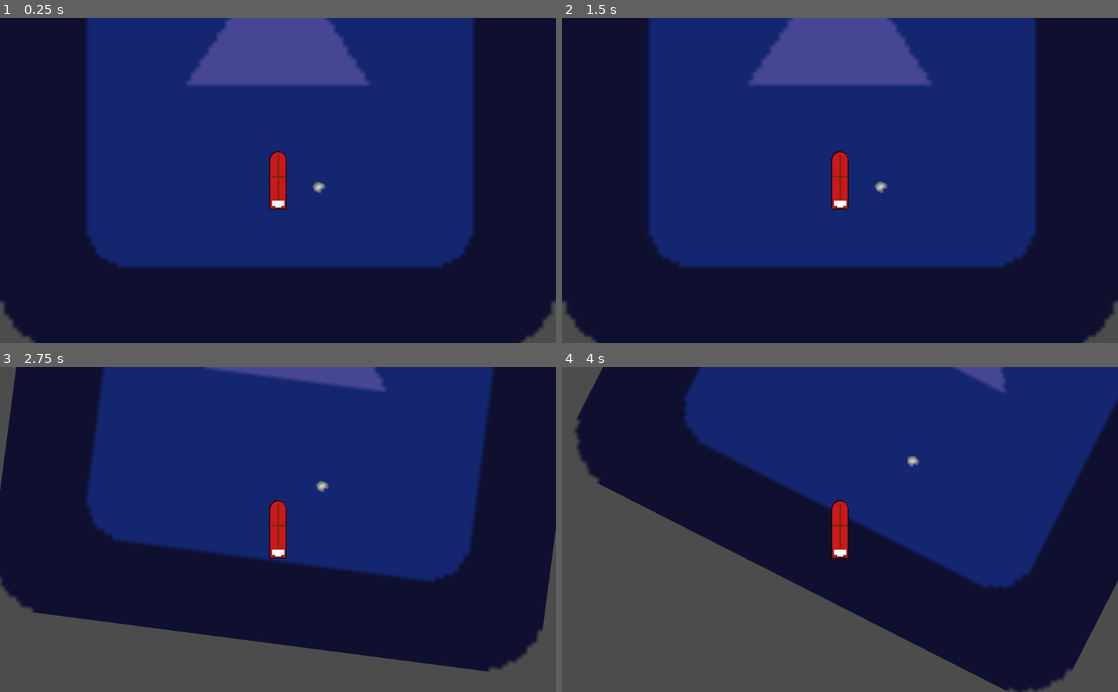
Above: before the commit, frames 1-4 (two rows, left to right).
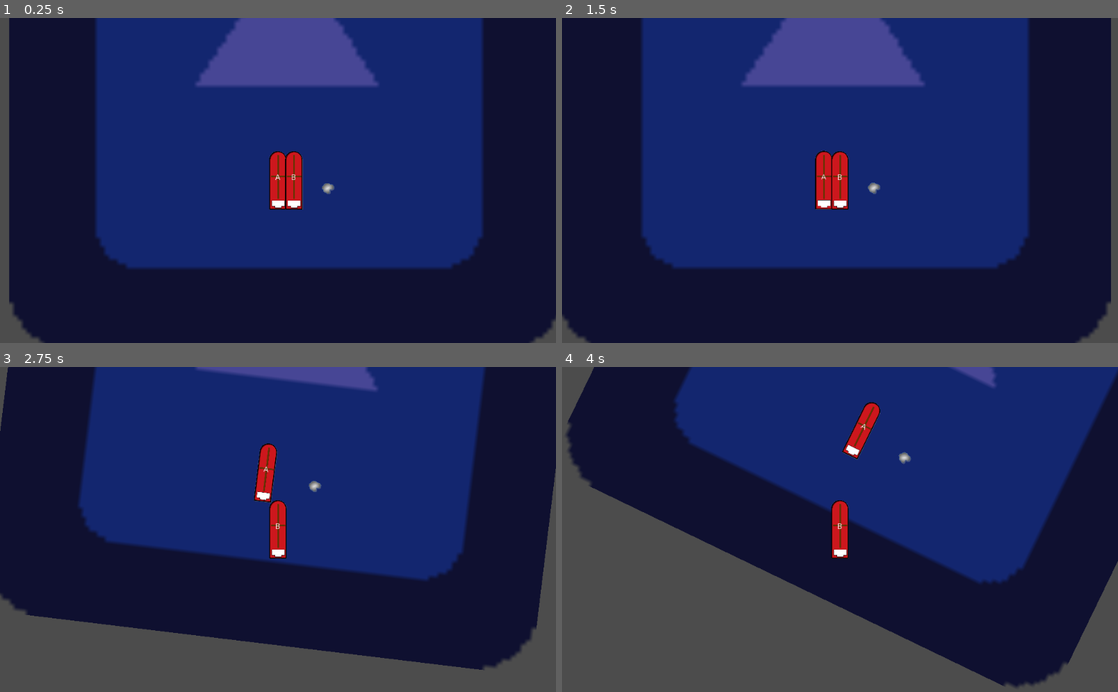
Above: after the commit, the same moments.

Repository: airwindows/ClusterFluff
Game: Godot game, scene res://GameMap.tscn
Same seed, same stepped clock (60 frames per second), same inputs: the game is played once before the commit and once after it. The engine's default icon, where the game draws it, is replaced by a stand-in: a white triangle on a blue panel in a dark square.
Inputs:
- Up to frame 1 (0.25 s): no input
- Up to frame 2 (1.5 s): hold Right (ui_right) 0.53-1.28 s; tap B at 0.6, 1.35 s; tap Enter at 1.25 s; hold Down (ui_down) from 1.28 s (still down)
- Up to frame 3 (2.75 s): release Down (ui_down) at 2.03 s; hold Right (ui_right) from 2.03 s (still down); tap B at 2.1 s
- Up to frame 4 (4 s): release Right (ui_right) at 2.78 s; hold Up (ui_up) 2.78-3.53 s; tap B at 2.85, 3.6 s; hold Left (ui_left) from 3.53 s (still down)

The runs differ from the first frame. In frame 1, 6.1% of the frame differs, in the area x 0-100%, y 0-100%; in frame 2, 4.8%; in frame 3, 4.6%; in frame 4, 5.1%.

Commit message:
Multiple Tankers

Diff:
--- a/GameMap.gd
+++ b/GameMap.gd
@@ -1,10 +1,18 @@
 extends Node2D
+onready var tankerTemplate = preload("res://Tanker.tscn")
 onready var segmentA = preload("res://root.tscn")
 
 func _ready():
 	var tileA = segmentA.instance()
 	var tileB = segmentA.instance()
+	var tankerA = tankerTemplate.instance()
+	var tankerB = tankerTemplate.instance()
 
 	add_child(tileA)
 	add_child(tileB)
-	tileB.global_position = Vector2(0,500)
+	add_child(tankerA)
+	add_child(tankerB)
+	tankerB.control_key = KEY_B
+	tankerA.get_node(tankerA.tanker_camera).current = true
+	tankerB.get_node("Label").text = "B"
+	tileB.global_position = Vector2(0,-1000)
--- a/Tanker.gd
+++ b/Tanker.gd
@@ -3,7 +3,8 @@
 # class member variables go here, for example:
 export var momentum_forward = 0
 export var momentum_turn = 0
-# var b = "textvar"
+export(NodePath) var tanker_camera
+export var control_key = KEY_A
 
 func _ready():
 	# Called every time the node is added to the scene.
@@ -13,16 +14,20 @@
 func _process(delta):
 #	# Called every frame. Delta is time since last frame.
 #	# Update game logic here.
-	if (Input.is_action_pressed("ui_up")):
-		momentum_forward -= 10
-	if (Input.is_action_pressed("ui_down")):
-		momentum_forward += 10
-	if (Input.is_action_pressed("ui_left")):
-		momentum_turn += 10
-	if (Input.is_action_pressed("ui_right")):
-		momentum_turn -= 10
+	if get_node("Camera2D").current == true:
+		if (Input.is_action_pressed("ui_up")):
+			momentum_forward -= 10
+		if (Input.is_action_pressed("ui_down")):
+			momentum_forward += 10
+		if (Input.is_action_pressed("ui_left")):
+			momentum_turn += 10
+		if (Input.is_action_pressed("ui_right")):
+			momentum_turn -= 10
 	momentum_forward *= 0.95
 	momentum_turn *= 0.7
+
+	if (Input.is_key_pressed(control_key)):
+		get_node("Camera2D").current = true
 
 	var directed_velocity = linear_velocity.rotated(-rotation)
 	var turn_factor = directed_velocity.y * -0.02
--- a/Tanker.tscn
+++ b/Tanker.tscn
@@ -27,6 +27,8 @@
 _sections_unfolded = [ "Transform" ]
 momentum_forward = 0
 momentum_turn = 0
+tanker_camera = NodePath("Camera2D")
+control_key = 65
 
 [node name="Sprite" type="Sprite" parent="." index="0"]
 
@@ -45,7 +47,7 @@
 
 anchor_mode = 1
 rotating = true
-current = true
+current = false
 zoom = Vector2( 1, 1 )
 limit_left = -10000000
 limit_top = -10000000
@@ -66,3 +68,26 @@
 editor_draw_limits = false
 editor_draw_drag_margin = false
 _sections_unfolded = [ "Drag Margin" ]
+
+[node name="Label" type="Label" parent="." index="3"]
+
+anchor_left = 0.0
+anchor_top = 0.0
+anchor_right = 0.0
+anchor_bottom = 0.0
+margin_left = -15.0
+margin_top = -12.0
+margin_right = 15.0
+margin_bottom = 18.0
+rect_pivot_offset = Vector2( 0, 0 )
+rect_clip_content = false
+mouse_filter = 2
+mouse_default_cursor_shape = 0
+size_flags_horizontal = 1
+size_flags_vertical = 1
+size_flags_stretch_ratio = 1.47
+text = "A"
+align = 1
+percent_visible = 1.0
+lines_skipped = 0
+max_lines_visible = -1
--- a/root.tscn
+++ b/root.tscn
@@ -1,21 +1,18 @@
-[gd_scene load_steps=4 format=2]
+[gd_scene load_steps=3 format=2]
 
 [ext_resource path="res://Rock.tscn" type="PackedScene" id=1]
 [ext_resource path="res://icon.png" type="Texture" id=2]
-[ext_resource path="res://Tanker.tscn" type="PackedScene" id=3]
 
-[node name="root" type="Node2D" index="0"]
+[node name="root" type="Node2D"]
 
 position = Vector2( 2, 2 )
 _sections_unfolded = [ "Transform" ]
 
-[node name="SegmentA" type="Node2D" parent="." index="0"]
-
-[node name="Rock" parent="SegmentA" index="0" instance=ExtResource( 1 )]
+[node name="Rock" parent="." index="0" instance=ExtResource( 1 )]
 
 position = Vector2( 75.5346, 12.9159 )
 
-[node name="Sprite" type="Sprite" parent="SegmentA" index="1"]
+[node name="Sprite" type="Sprite" parent="." index="1"]
 
 modulate = Color( 0.279361, 0.276947, 0.585938, 1 )
 show_behind_parent = true
@@ -23,7 +20,3 @@
 scale = Vector2( 8, 8 )
 texture = ExtResource( 2 )
 _sections_unfolded = [ "Transform", "Visibility" ]
-
-[node name="TankerA" type="Node2D" parent="." index="1"]
-
-[node name="Tanker" parent="TankerA" index="0" instance=ExtResource( 3 )]
